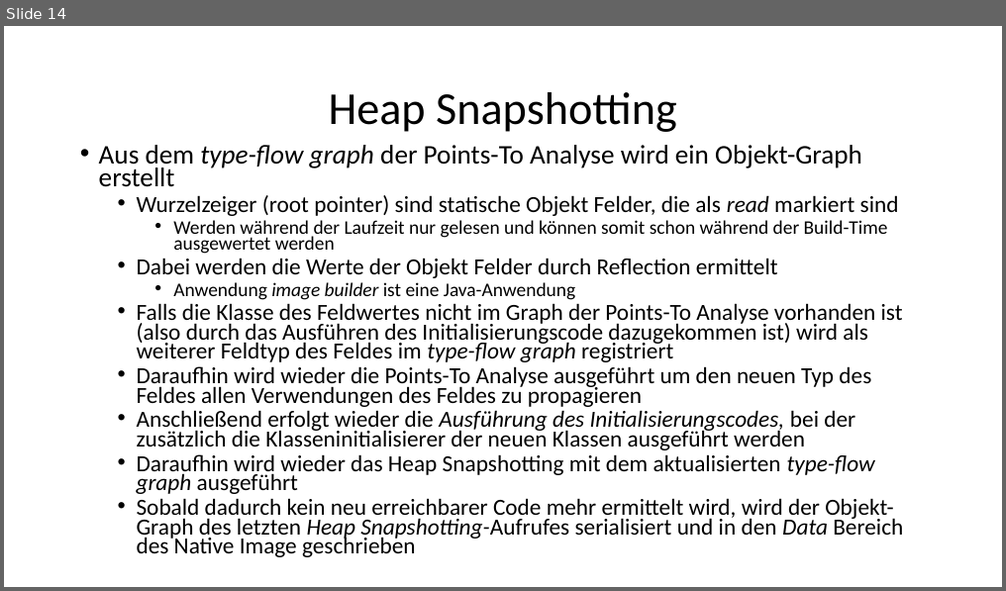
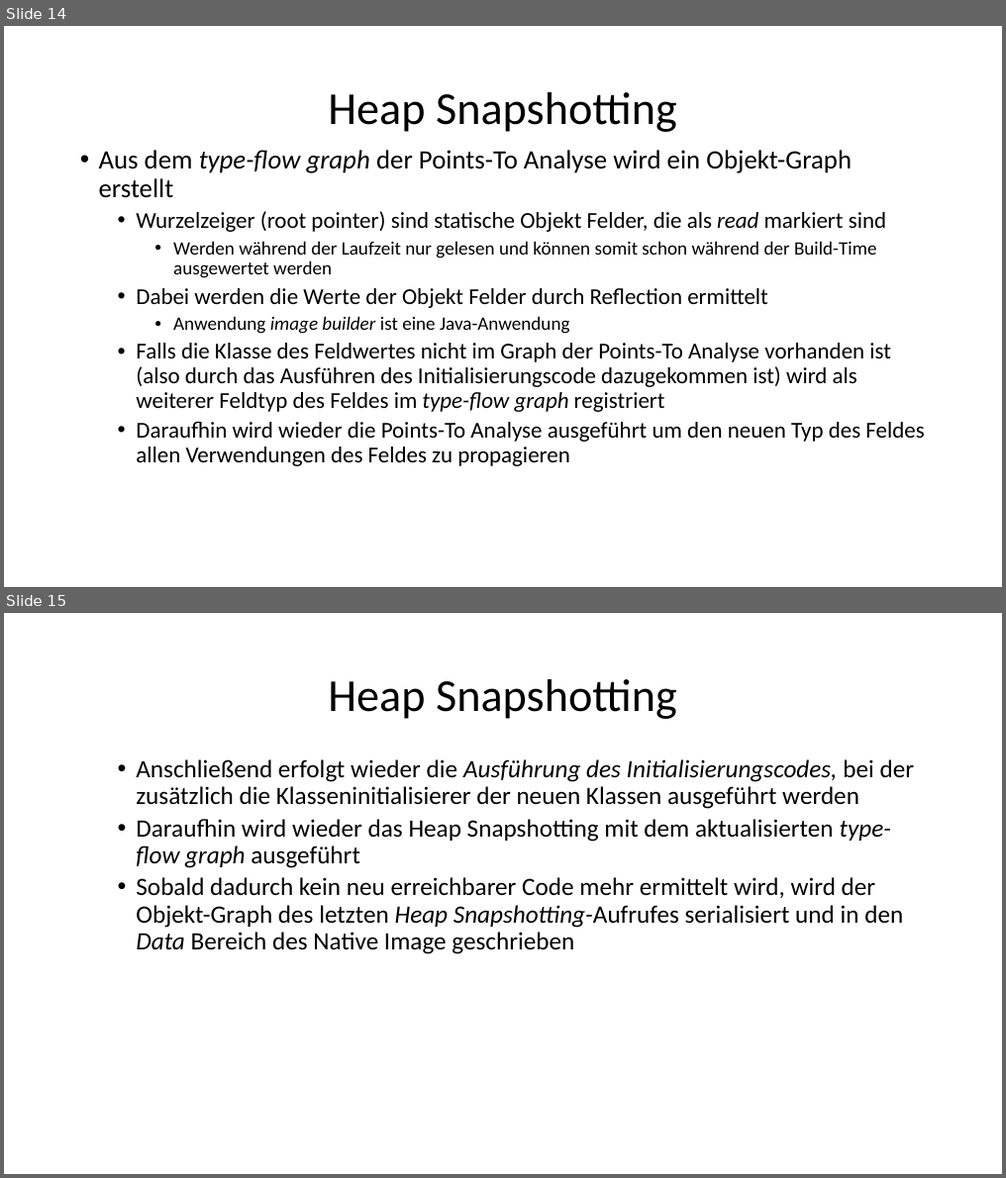
Before and after one commit to ErikSimonsen/Seminar_GraalVM_NativeImage, a slide deck: Seminar-GraalVM-NativeImage.pptx. Shown one above the other, each under a label of ours: slide 14 before the commit, slides 14 and 15 after it. The pictures are 1006x591 and 1006x1178 pixels, drawn with LibreOffice and Linux fonts; fonts in the diff are those of the drawing. Boxes give left, top, right and bottom in pixels: in the first picture for what was removed or moved away, otherwise in the second. Text is boxed around its words. In the diff, an @@ line names an element or a change of style, - is before the commit and + after.

```diff
--- a/Seminar-GraalVM-NativeImage.pptx
+++ b/Seminar-GraalVM-NativeImage.pptx
@@ slide 15 added at (4,613,1002,1174), background #FFFFFF @@
@@ text added at (328,679,677,719), 44 pt, text #000000 @@
+Heap Snapshotting
@@ text added at (136,760,915,955), 24 pt, text #000000 @@
+  • Anschließend erfolgt wieder die Ausführung des Initialisierungscodes, bei der zusätzlich die Klasseninitialisierer der neuen Klassen ausgeführt werden
+  • Daraufhin wird wieder das Heap Snapshotting mit dem aktualisierten type-flow graph ausgeführt
+  • Sobald dadurch kein neu erreichbarer Code mehr ermittelt wird, wird der Objekt-Graph des letzten Heap Snapshotting-Aufrufes serialisiert und in den Data Bereich des Native Image geschrieben
@@ slide 14 changed as well @@
@@ text "Aus dem type-flow graph der ..." at (99,150,924,467): size 25.9 to 25.5 pt in "Aus dem type-flow graph der Points-To Analyse ..."; size 22.2 to 21.8 pt in "Wurzelzeiger (root pointer) sind statische Objekt Felder, ...", "Dabei werden die Werte der Objekt Felder ...", "Falls die Klasse des Feldwertes nicht im ...", "Daraufhin wird wieder die Points-To Analyse ausgeführt ..."; size 18.5 to 18.2 pt in "Werden während der Laufzeit nur gelesen und ...", "Anwendung image builder ist eine Java-Anwendung"; line spacing 0.7 to 0.9 @@
@@ text at (137,410,903,558): paragraphs removed @@
-  • Anschließend erfolgt wieder die Ausführung des Initialisierungscodes, bei der zusätzlich die Klasseninitialisierer der neuen Klassen ausgeführt werden
-  • Daraufhin wird wieder das Heap Snapshotting mit dem aktualisierten type-flow graph ausgeführt
-  • Sobald dadurch kein neu erreichbarer Code mehr ermittelt wird, wird der Objekt-Graph des letzten Heap Snapshotting-Aufrufes serialisiert und in den Data Bereich des Native Image geschrieben
```
Also in this commit, not shown: 17 other slides changed, 1 other file.
